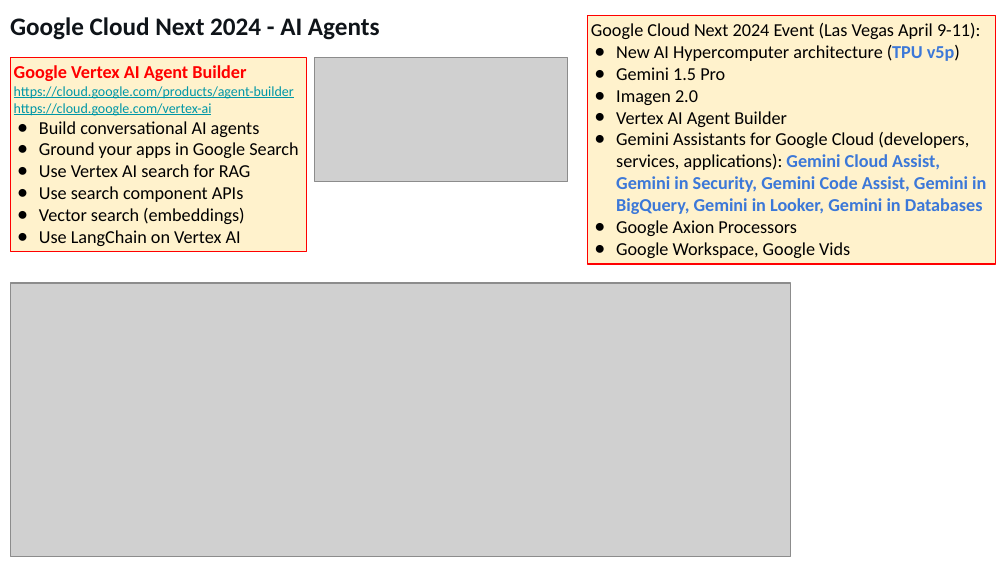
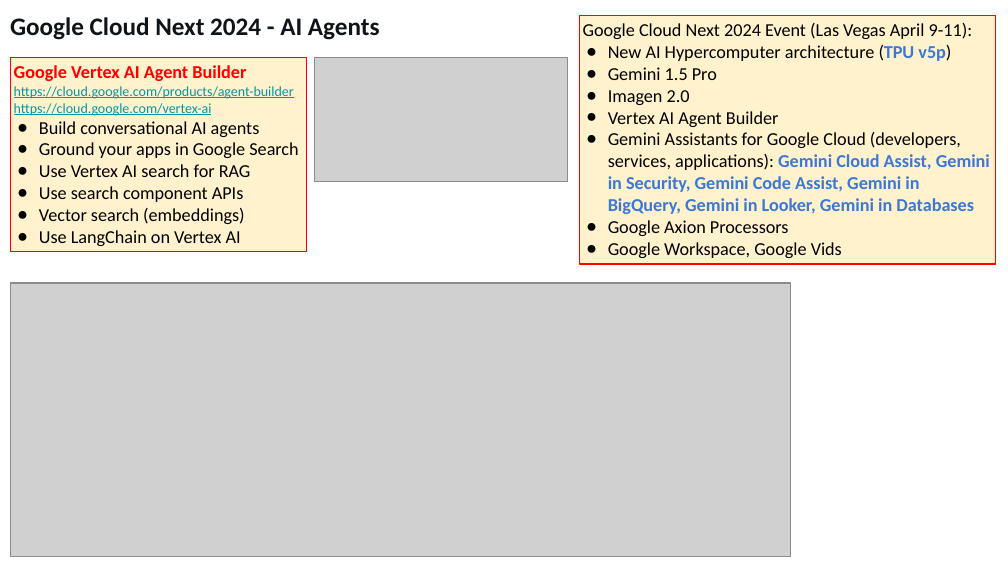
Before and after one commit to lselector/seminar, a slide deck: slide 2 of 2024/2024-04-12-AI-Updates.pptx. Drawn at 1008x567 pixels with LibreOffice and Linux fonts; fonts in the diff are those of the drawing; grey boxes stand for pictures. Boxes give left, top, right and bottom in pixels: in the first picture for what was removed or moved away, otherwise in the second. Text is boxed around its words. In the diff, an @@ line names an element or a change of style, - is before the commit and + after.

```diff
--- a/2024/2024-04-12-AI-Updates.pptx
+++ b/2024/2024-04-12-AI-Updates.pptx
@@ rectangle "Google Cloud Next 2024 Event ...": place and size @@
-rectangle "Google Cloud Next 2024 Event ..." at [588,15,996,264]
+rectangle "Google Cloud Next 2024 Event ..." at [580,15,996,264]
```
Also in this commit, not shown: 4 other slides changed, 1 slide added.
